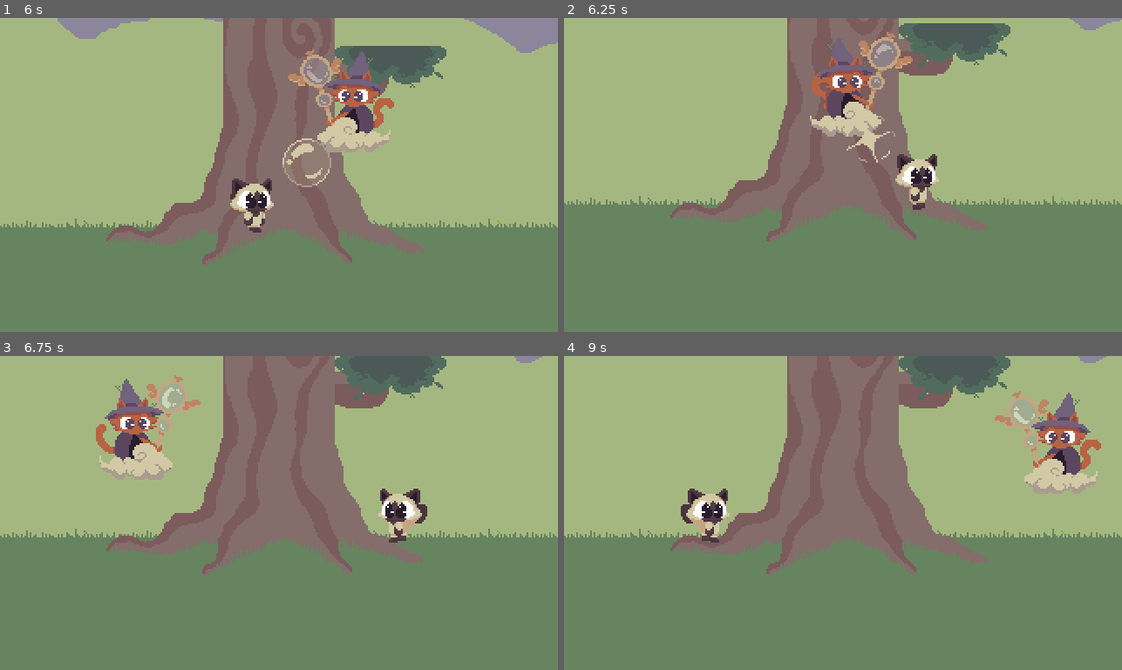
Above: before the commit, frames 1-4 (two rows, left to right).
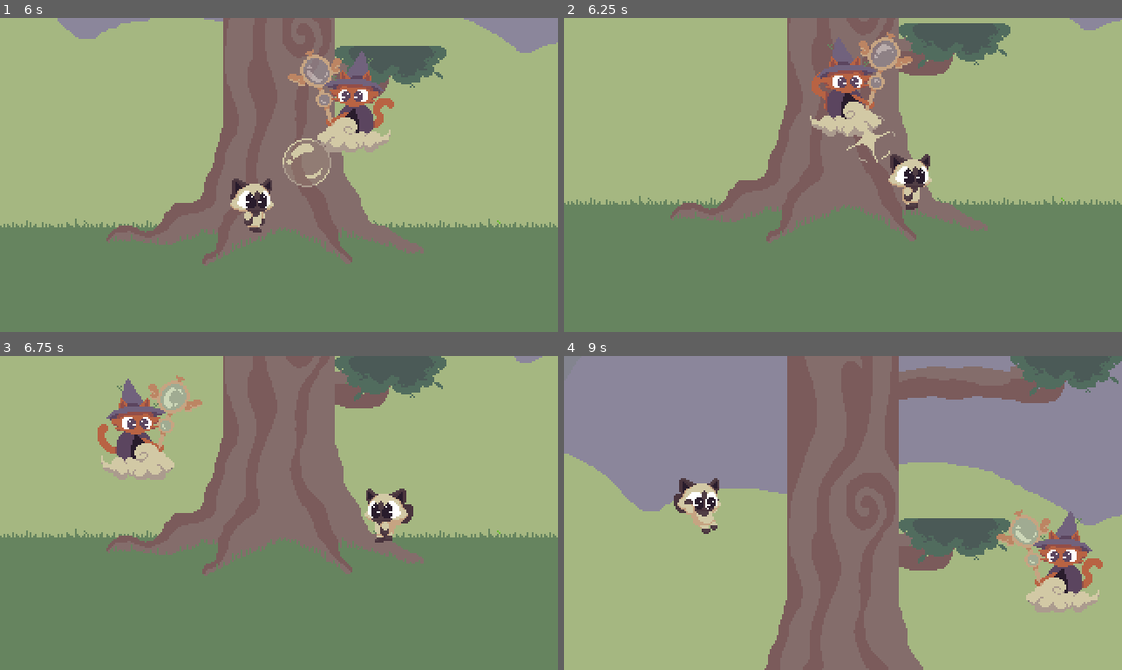
Above: after the commit, the same moments.

Repository: YhagoTomasini/BUbbling_Up
Game: Godot game, scene res://scenes/menu.tscn
The game is run twice, just before and just after one commit, with the same random seed, the same clock (stepped at 60 frames per second) and the same inputs.
Inputs (mouse positions are in pixels of both pictures, inside the frame that each line leads up to):
- Up to frame 1 (6 s): click "Start" at 0.5 s; move the mouse to (401, 159) at 1.27 s; hold D (right) 1.28-2.78 s; click (401, 159) at 1.42 s; tap Space (jump) at 1.52, 2.27, 3.77, 4.52, 5.27 s; move the mouse to (167, 190) at 2.02 s; move the mouse to (334, 105) at 2.77 s; hold A (left) 2.78-3.53 s; move the mouse to (251, 237) at 3.52 s; hold D (right) 3.53-5.03 s; click (251, 237) at 3.67 s; move the mouse to (446, 222) at 4.27 s; move the mouse to (111, 127) at 5.02 s; hold A (left) 5.03-5.78 s; move the mouse to (306, 175) at 5.77 s; hold D (right) from 5.78 s (still down); click (306, 175) at 5.92 s
- Up to frame 2 (6.25 s): keep holding D (right)
- Up to frame 3 (6.75 s): move the mouse to (195, 434) at 6.52 s; release D (right) at 6.53 s; hold A (left) from 6.53 s (still down)
- Up to frame 4 (9 s): tap Space (jump) at 6.77, 7.52, 8.27 s; move the mouse to (965, 497) at 7.27 s; move the mouse to (731, 528) at 8.02 s; release A (left) at 8.03 s; hold D (right) from 8.03 s (still down); click (731, 528) at 8.17 s; move the mouse to (898, 443) at 8.77 s

Frame 1 is identical in both runs. In frame 2, 0.9% of the frame differs, in the area x 58-68%, y 43-62%; in frame 3, 2.3%; in frame 4, 79%, in the area x 0-100%, y 0-100%.

Commit message:
fixed bouce unlimited speed

Diff:
--- a/player/scripts/player.gd
+++ b/player/scripts/player.gd
@@ -21,6 +21,8 @@
 
 var bounce_timer = 0.0  # Timer to track bounce delay
 var bounce_duration = 0.2  # Duration of the bounce effect
+
+var max_speed = 400
 
 @onready var anim = $Sprite2D
 
@@ -89,6 +91,7 @@
 		bounce_timer = bounce_duration  # Set the bounce timer duration
 		var normal = (position - area.global_position).normalized()
 		velocity = velocity.bounce(normal) * 3  # Adjust the multiplier for bounce strength
+		velocity = velocity.limit_length(max_speed)
 
 	if area.is_in_group("wind"):
 		var is_wind_left = area.get("is_wind_left")
--- a/scenes/player.tscn
+++ b/scenes/player.tscn
@@ -1,6 +1,5 @@
-[gd_scene load_steps=5 format=3 uid="uid://dfj1appno3mjf"]
+[gd_scene load_steps=4 format=3 uid="uid://dfj1appno3mjf"]
 
-[ext_resource type="Script" path="res://scripts/player.gd" id="1_i41bo"]
 [ext_resource type="Texture2D" uid="uid://elysc3etitwg" path="res://assets/icon.svg" id="1_qu8sl"]
 
 [sub_resource type="SpriteFrames" id="SpriteFrames_v45ob"]
@@ -19,7 +18,6 @@
 height = 126.0
 
 [node name="Player" type="CharacterBody2D"]
-script = ExtResource("1_i41bo")
 
 [node name="AnimatedSprite2D" type="AnimatedSprite2D" parent="."]
 sprite_frames = SubResource("SpriteFrames_v45ob")
